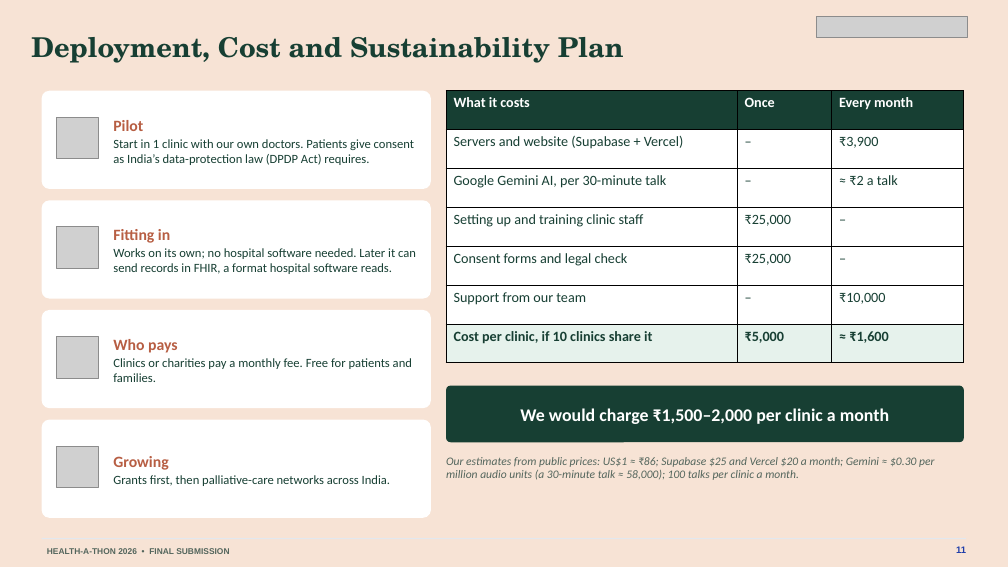
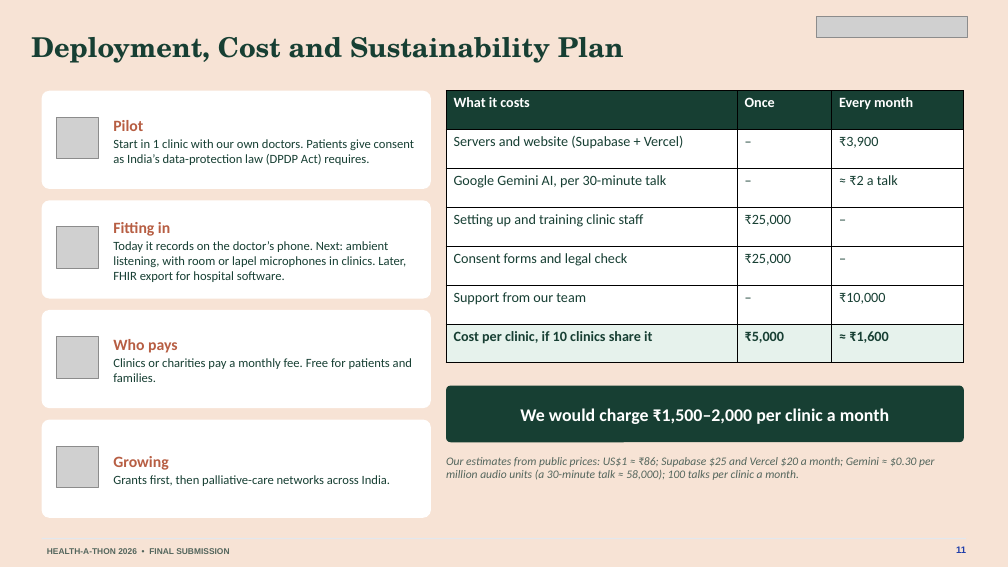
Before and after one commit to basithladdu/healthathon, a slide deck: slide 11 of output/final-submission/Sahara-Final-Presentation.pptx. Drawn at 1008x567 pixels with LibreOffice and Linux fonts; fonts in the diff are those of the drawing; grey boxes stand for pictures. Boxes give left, top, right and bottom in pixels: in the first picture for what was removed or moved away, otherwise in the second. Text is boxed around its words. In the diff, an @@ line names an element or a change of style, - is before the commit and + after.

```diff
--- a/output/final-submission/Sahara-Final-Presentation.pptx
+++ b/output/final-submission/Sahara-Final-Presentation.pptx
@@ text at box(113, 241, 406, 282): text changed @@
-Works on its own; no hospital software needed. Later it can send records in FHIR, a format hospital software reads.
+Today it records on the doctor’s phone. Next: ambient listening, with room or lapel microphones in clinics. Later, FHIR export for hospital software.
```
Also in this commit, not shown: 10 other slides changed, 11 other files.
